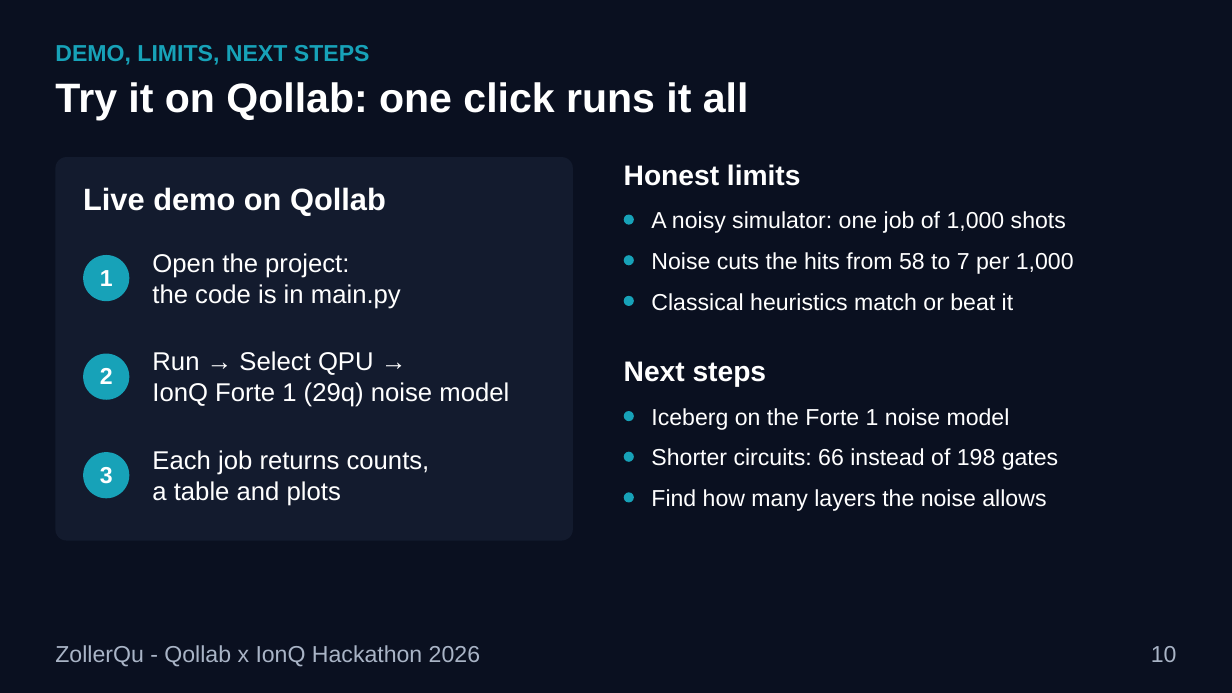
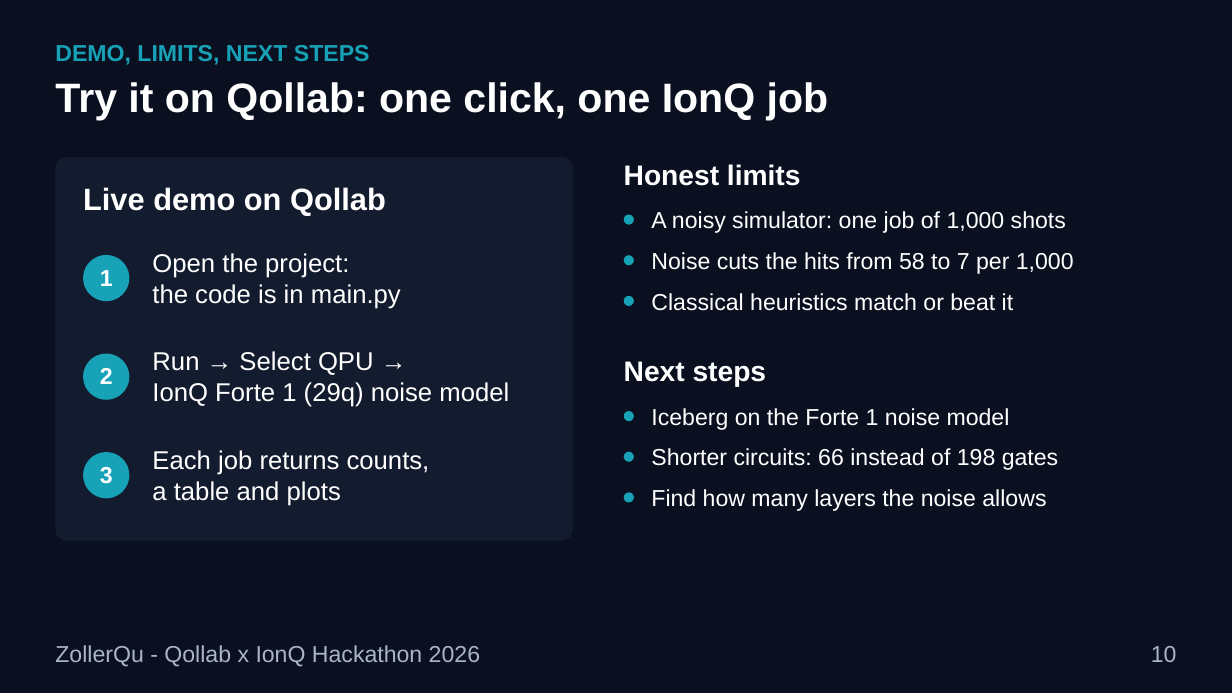
Before and after one commit to Oussema-t/zollerqu-qollab, a slide deck: slide 10 of slides/stocks_ZollerQu.pptx. Drawn at 1232x693 pixels with LibreOffice and Linux fonts; fonts in the diff are those of the drawing. Boxes give left, top, right and bottom in pixels: in the first picture for what was removed or moved away, otherwise in the second. Text is boxed around its words. In the diff, an @@ line names an element or a change of style, - is before the commit and + after.

```diff
--- a/slides/stocks_ZollerQu.pptx
+++ b/slides/stocks_ZollerQu.pptx
@@ title at [55, 82, 828, 121]: text changed @@
-Try it on Qollab: one click runs it all
+Try it on Qollab: one click, one IonQ job
```
Also in this commit, not shown: 1 other slide changed, 8 other files.
